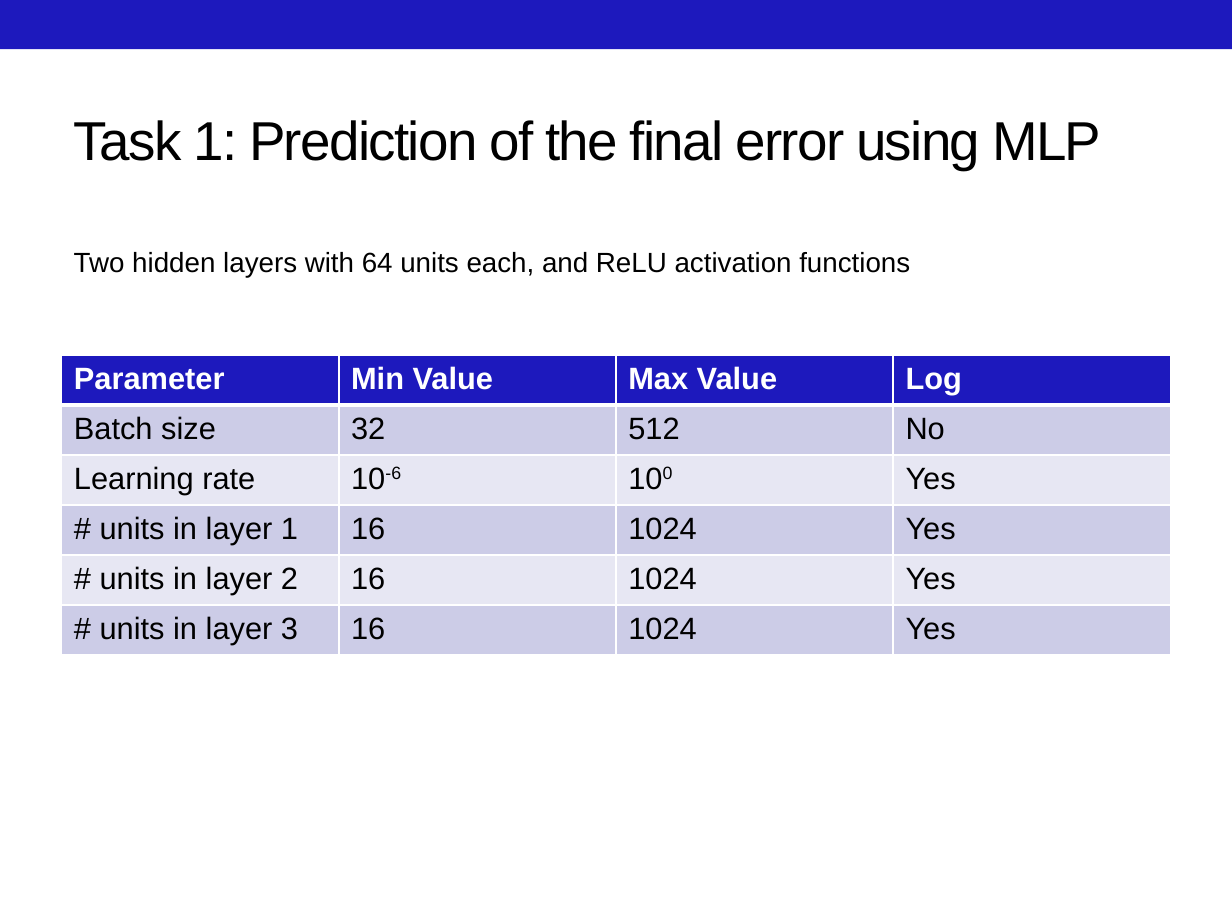
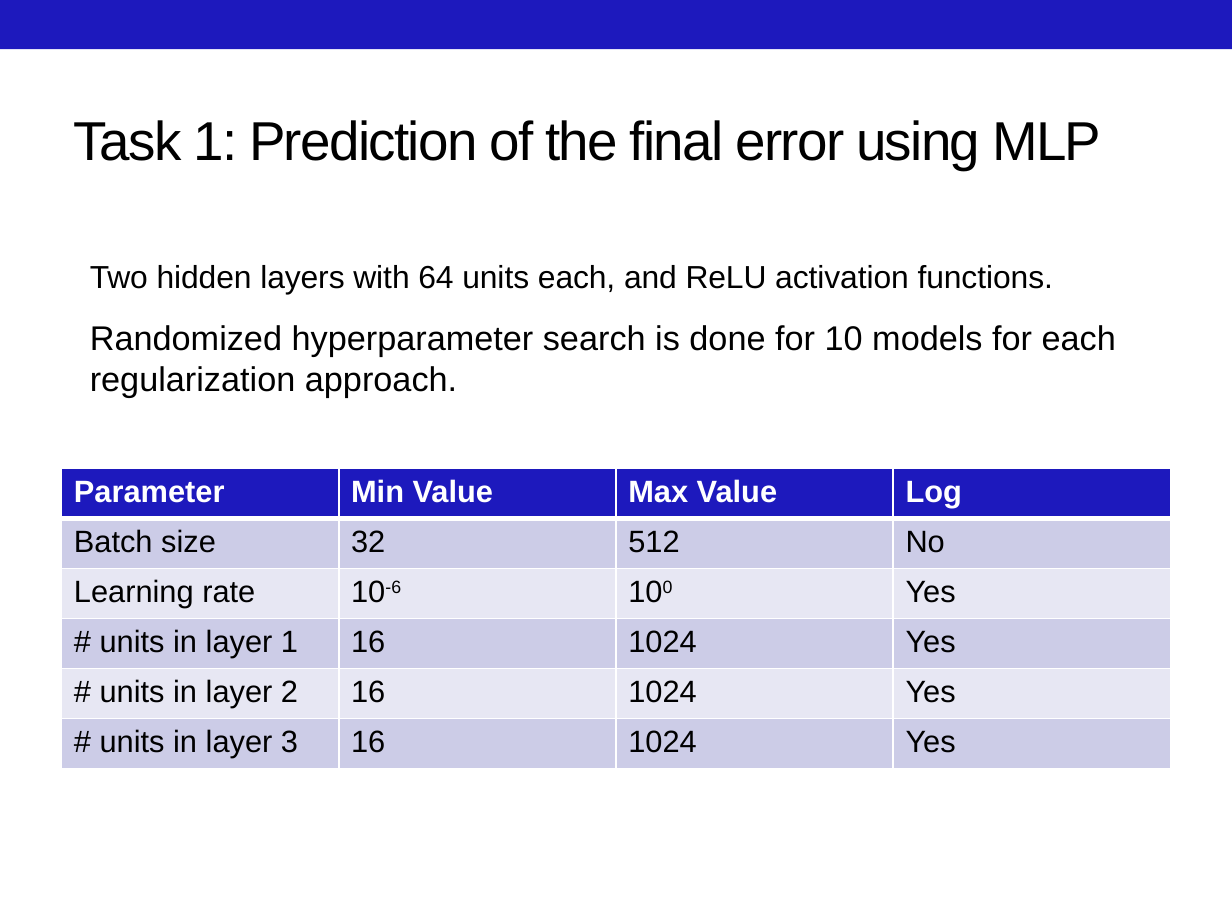
Before and after one commit to mhusseinsh/DeepLearning_FinalProject, a slide deck: slide 2 of Presentation-DL.pptx. Drawn at 1232x924 pixels with LibreOffice and Linux fonts; fonts in the diff are those of the drawing. Boxes give left, top, right and bottom in pixels: in the first picture for what was removed or moved away, otherwise in the second. Text is boxed around its words. In the diff, an @@ line names an element or a change of style, - is before the commit and + after.

Commit message:
presentations

```diff
--- a/Presentation-DL.pptx
+++ b/Presentation-DL.pptx
@@ text at (x1=90, y1=265, x2=1116, y2=397): text changed; size 28 to 20 pt @@
-Two hidden layers with 64 units each, and ReLU activation functions
+Two hidden layers with 64 units each, and ReLU activation functions.
+Randomized hyperparameter search is done for 10 models for each regularization approach.
@@ table moved from (x1=62, y1=355, x2=1170, y2=654) to (x1=62, y1=468, x2=1170, y2=768) @@
```
Also in this commit, not shown: 1 slide added, 2 slides removed, 1 other file.
